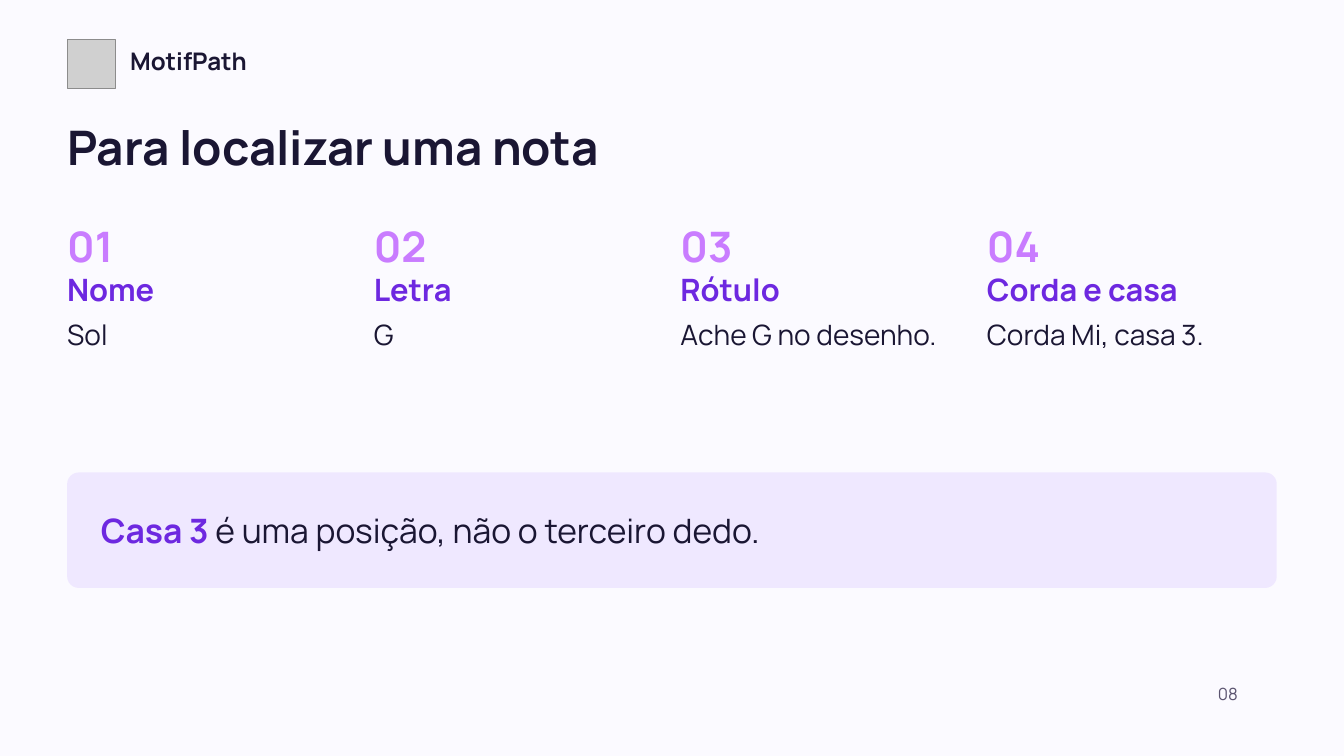
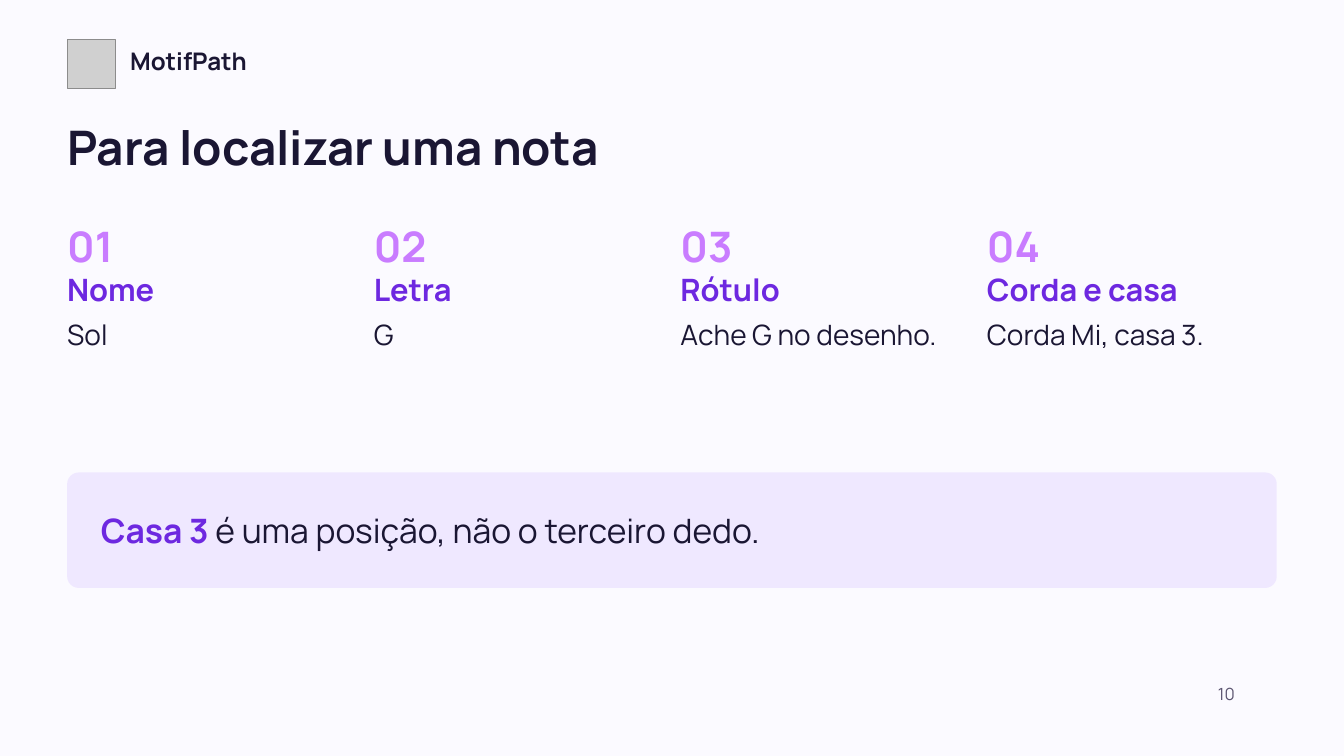
Before and after one commit to motifpath/motifpath-specs, a slide deck: slide 10 of curriculum/content/first-notes/slides/lesson-a.pt-BR.pptx (slide 8 before the commit). Drawn at 1344x756 pixels with LibreOffice and Linux fonts; fonts in the diff are those of the drawing; grey boxes stand for pictures. Boxes give left, top, right and bottom in pixels: in the first picture for what was removed or moved away, otherwise in the second. Text is boxed around its words. In the diff, an @@ line names an element or a change of style, - is before the commit and + after.

```diff
--- a/curriculum/content/first-notes/slides/lesson-a.pt-BR.pptx
+++ b/curriculum/content/first-notes/slides/lesson-a.pt-BR.pptx
@@ text at <box>1218,687,1235,700</box>: text changed @@
-08
+10
```
Also in this commit, not shown: 10 other slides changed, 4 slides added, 7 other files.
